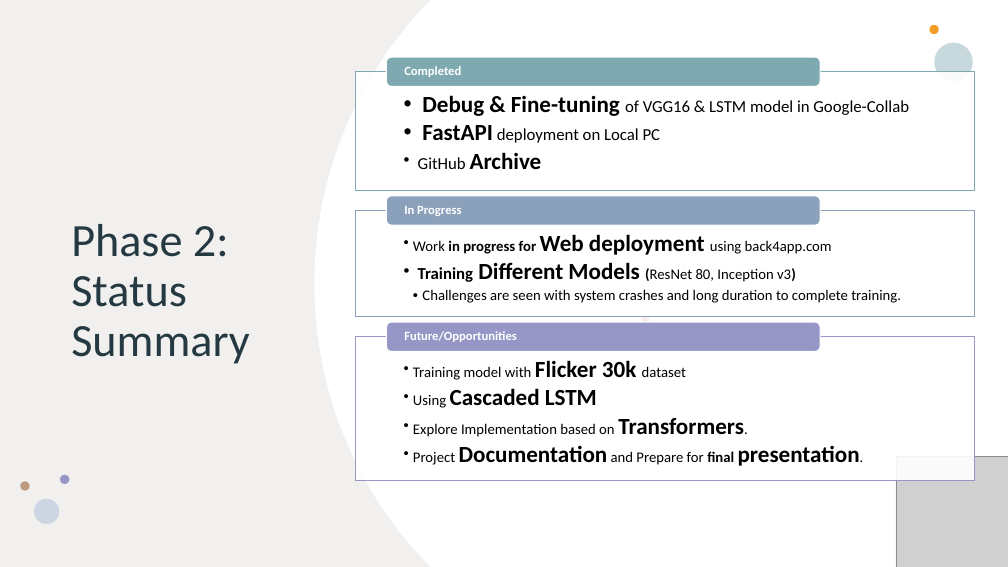
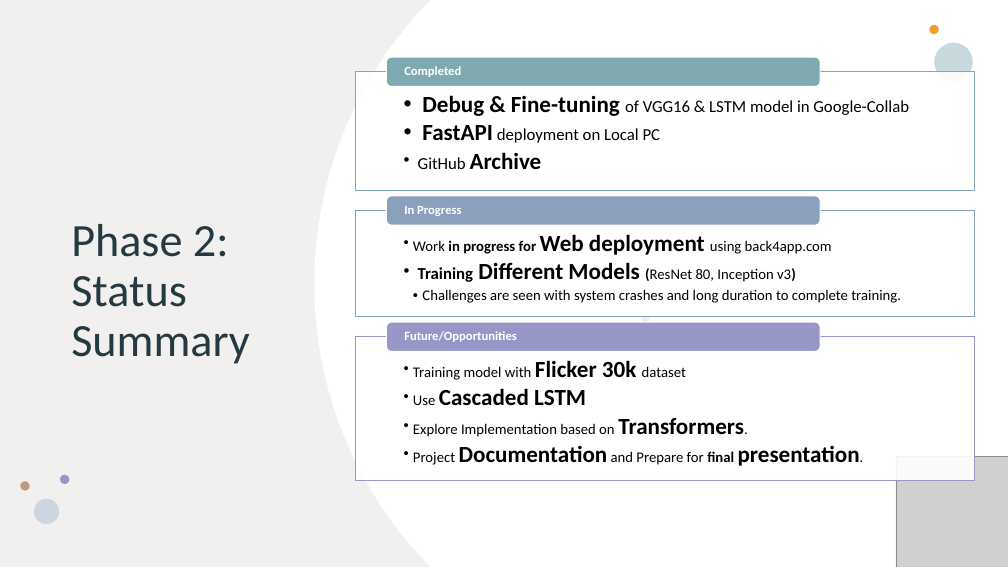
Before and after one commit to B20G15/b20g15_automatic_image_captioning, a slide deck: slide 2 of Docs/AutomaticImageCaptioning_Phase_2_Review_Grp15_B20_12Aug2023.pptx. Drawn at 1008x567 pixels with LibreOffice and Linux fonts; fonts in the diff are those of the drawing; grey boxes stand for pictures. Boxes give left, top, right and bottom in pixels: in the first picture for what was removed or moved away, otherwise in the second. Text is boxed around its words. In the diff, an @@ line names an element or a change of style, - is before the commit and + after.

```diff
--- a/Docs/AutomaticImageCaptioning_Phase_2_Review_Grp15_B20_12Aug2023.pptx
+++ b/Docs/AutomaticImageCaptioning_Phase_2_Review_Grp15_B20_12Aug2023.pptx
@@ text at bbox=[413, 388, 586, 405]: text changed @@
-  • Using Cascaded LSTM
+  • Use Cascaded LSTM
```
Also in this commit, not shown: 3 other slides changed.
